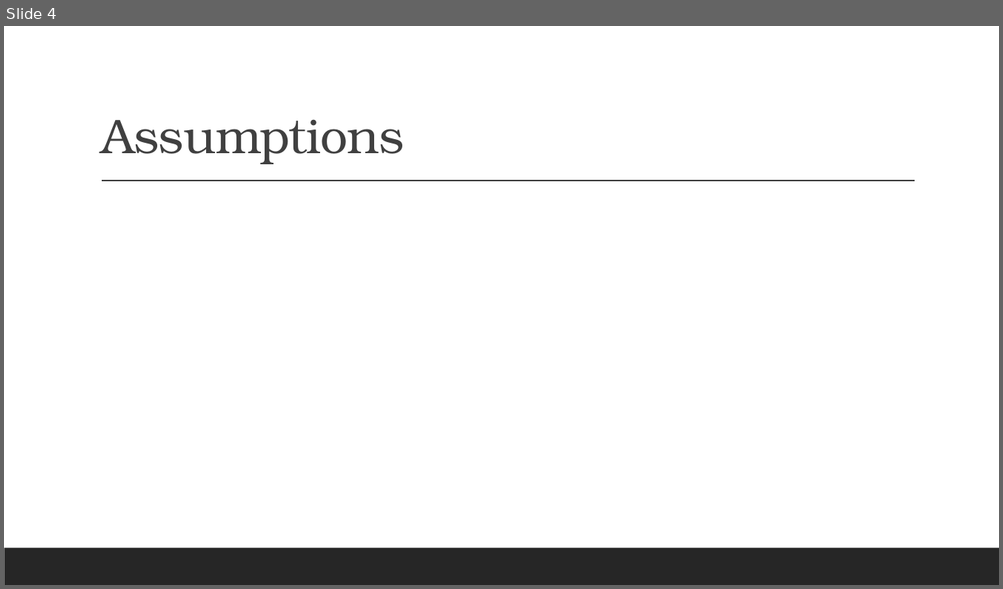
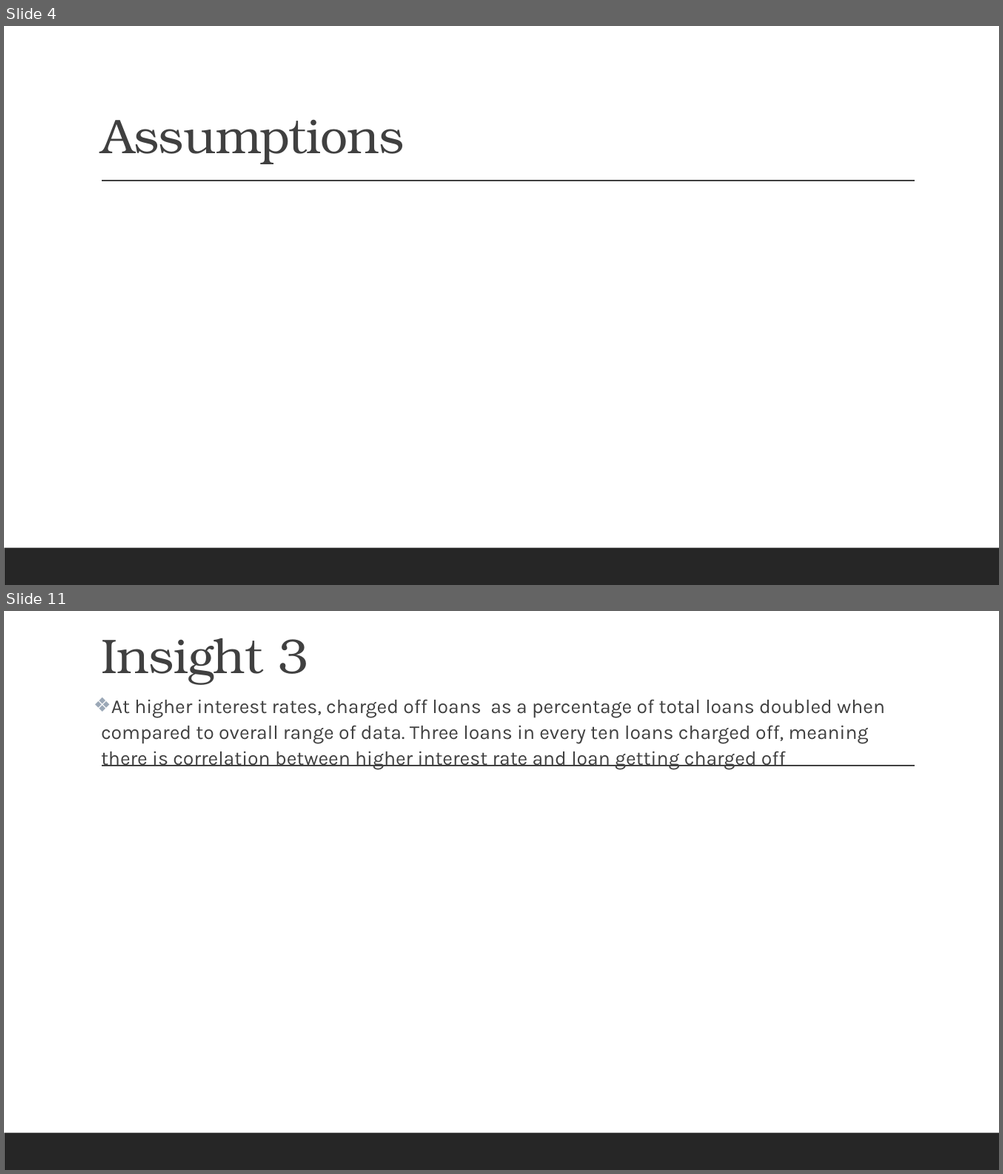
Before and after one commit to vidhyadharpandit/LendingClubCaseStudy, a slide deck: LendingClubCaseStudy-Presentation.pptx. Shown one above the other, each under a label of ours: slide 4 before the commit, slides 4 and 11 after it; the slides between them are not shown. The pictures are 1003x589 and 1003x1174 pixels, drawn with LibreOffice and Linux fonts; fonts in the diff are those of the drawing. Boxes give left, top, right and bottom in pixels: in the first picture for what was removed or moved away, otherwise in the second. Text is boxed around its words. In the diff, an @@ line names an element or a change of style, - is before the commit and + after.

```diff
--- a/LendingClubCaseStudy-Presentation.pptx
+++ b/LendingClubCaseStudy-Presentation.pptx
@@ slide 11 added at [4,611,999,1170], background #FFFFFF; not listed: 2 template elements that a slide beside it also shows @@
@@ title added at [101,638,308,685], 47 pt, text #404040 @@
+Insight 3
@@ text added at [101,699,885,770], 19 pt, text #404040 @@
+❖ At higher interest rates, charged off loans as a percentage of total loans doubled when compared to overall range of data. Three loans in every ten loans charged off, meaning there is correlation between higher interest rate and loan getting charged off
```
Also in this commit, not shown: 3 slides changed, 13 other slides added, 2 slides removed, 7 other files.
